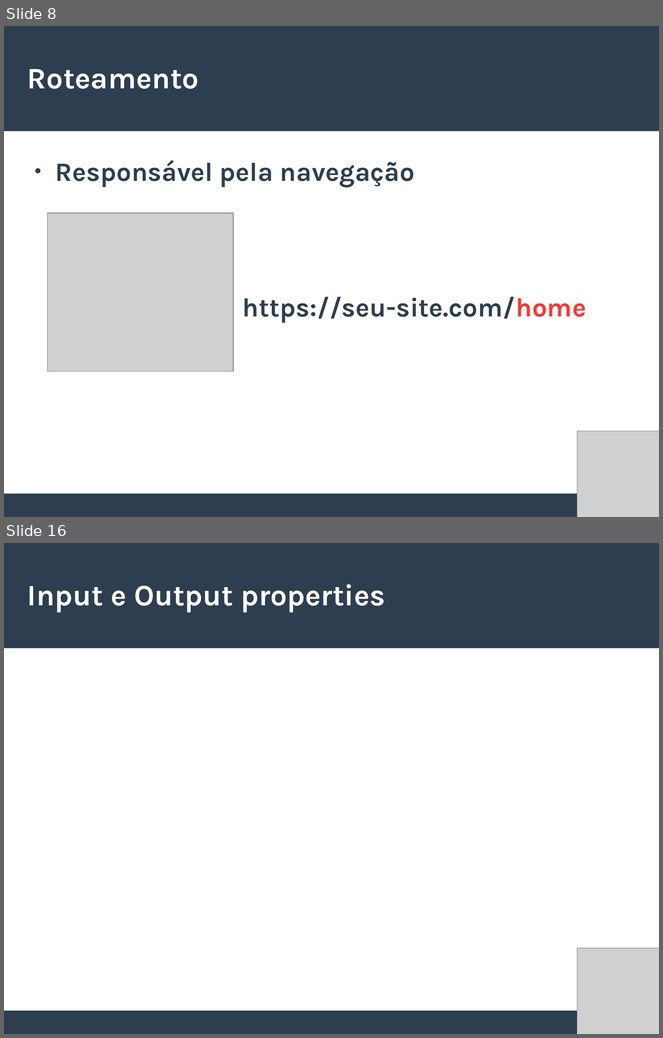
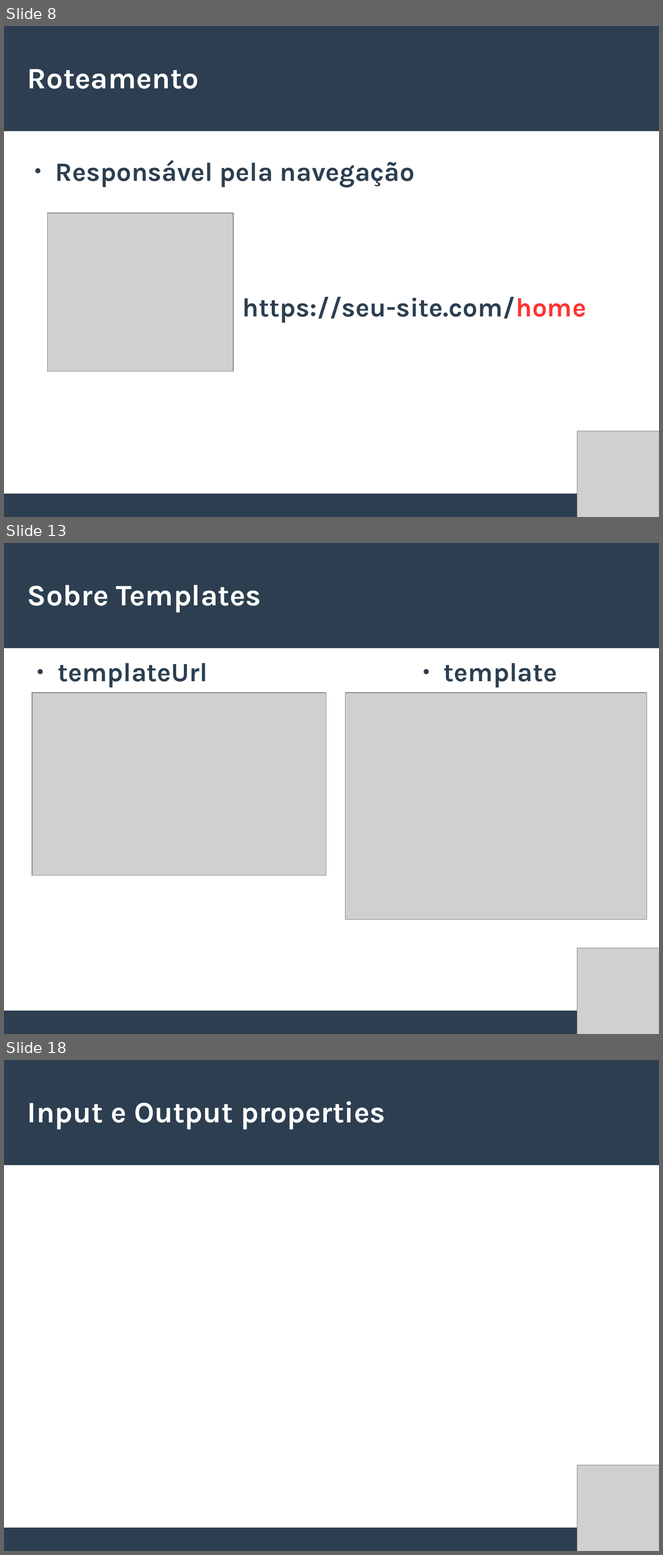
Before and after one commit to willianmarquesfreire/AulasAngular2, a slide deck: Slides.odp. Shown one above the other, each under a label of ours: slides 8 and 16 before the commit, slides 8, 13 and 18 after it; the slides between them are not shown. The pictures are 663x1038 and 663x1555 pixels, drawn with LibreOffice and Linux fonts; fonts in the diff are those of the drawing; grey boxes stand for pictures. Boxes give left, top, right and bottom in pixels: in the first picture for what was removed or moved away, otherwise in the second. Text is boxed around its words. In the diff, an @@ line names an element or a change of style, - is before the commit and + after.

```diff
--- a/Slides.odp
+++ b/Slides.odp
@@ slide 13 added at (4, 543, 659, 1034), background #FFFFFF; not listed: 2 template elements that a slide beside it also shows @@
@@ title added at (27, 585, 261, 613), 36 pt, text #FFFFFF, bold @@
+Sobre Templates
@@ text added at (58, 663, 208, 688), 32 pt, text #2C3E50, bold @@
+● templateUrl
@@ text added at (444, 663, 557, 688), 32 pt, text #2C3E50, bold @@
+● template
@@ picture added at (32, 693, 326, 875) @@
@@ picture added at (346, 693, 647, 920) @@
@@ picture added at (578, 949, 659, 1034) @@
@@ what was slide 16 is now slide 18 @@
```
Also in this commit, not shown: 4 slides changed, 4 other slides added, 3 slides removed, 41 other files.
